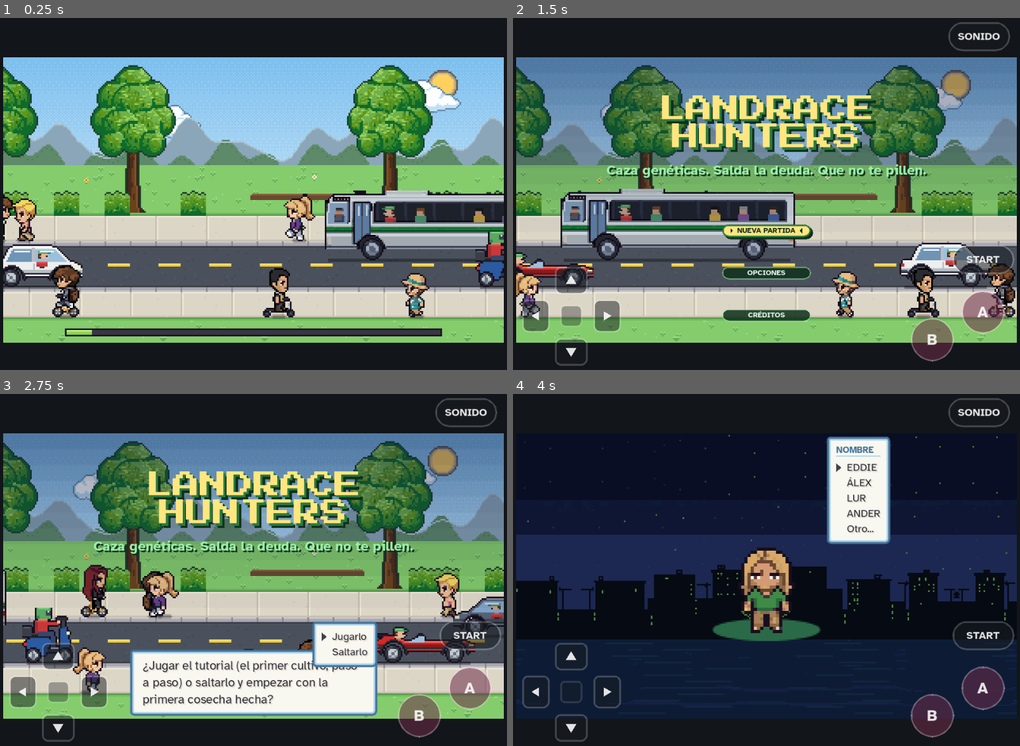
Above: before the commit, frames 1-4 (two rows, left to right).
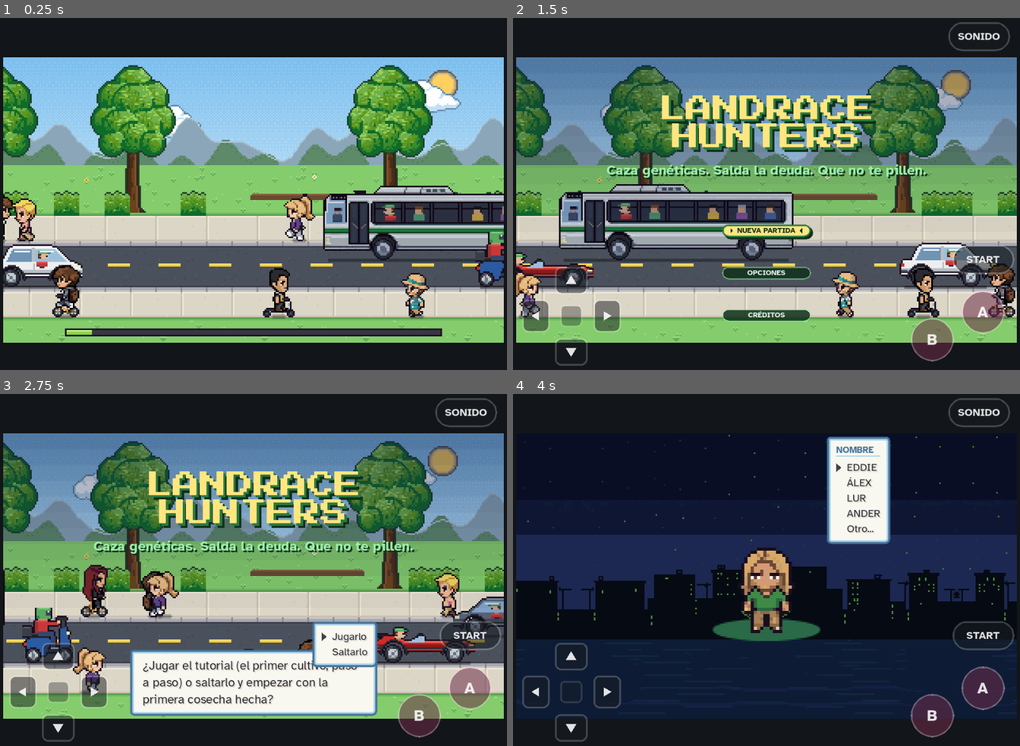
Above: after the commit, the same moments.

Repository: u0921985828-arch/Strainmon
Game: Godot game, scene res://juego.tscn
Same seed, same stepped clock (60 frames per second), same inputs: the game is played once before the commit and once after it.
Inputs (mouse positions are in pixels of both pictures, inside the frame that each line leads up to):
- Up to frame 1 (0.25 s): no input
- Up to frame 2 (1.5 s): tap Enter at 0.5 s; move the mouse to (878, 179) at 0.52 s; hold Right 0.53-1.25 s; tap Z at 0.6 s; click (878, 179) at 0.67 s; tap Space at 0.77 s; drag from (665, 218) to (741, 274) at 1.27 s
- Up to frame 3 (2.75 s): move the mouse to (304, 492) at 2.02 s; hold Right from 2.03 s (still down); tap Keypad Enter at 2.1 s
- Up to frame 4 (4 s): release Right at 2.75 s; drag from (741, 650) to (614, 517) at 2.77 s; move the mouse to (918, 633) at 3.52 s; hold Left from 3.53 s (still down); tap X at 3.6 s; tap Space at 3.77 s

The runs differ from the first frame. In frame 1, 3.2% of the frame differs, in the area x 63-100%, y 47-69%; in frame 2, 3.7%, in the area x 9-56%, y 47-70%; in frame 3, less than 0.1%; in frame 4, nothing differs.

Commit message:
Viaje: el bus 2 de PixelLab y los pueblos con el arte del juego
El autobús pasa al 2.º candidato de PixelLab (el que eligió el usuario).
Los pueblos de detrás se montan con las fachadas, los árboles y los
setos del atlas del juego (PUEBLO en viaje.py). viaje.gd 124/0, ciclo
0 fallos.

Co-Authored-By: Claude Opus 5.5 <noreply@anthropic.com>
Claude-Session: https://claude.ai/code/session_01WWCwQsjgK3rvw6gQoSEGYZ

Diff:
--- a/ribera-verde/godot/arte/viaje.json
+++ b/ribera-verde/godot/arte/viaje.json
@@ -1 +1 @@
-{"r":{"bus":[0,0,149,37],"utilitario":[0,38,58,26],"berlina":[59,38,70,25],"deportivo":[130,38,66,22],"moto":[0,65,34,36],"rueda-10-0":[35,65,10,10],"rueda-10-1":[46,65,10,10],"rueda-10-2":[57,65,10,10],"rueda-10-3":[68,65,10,10],"rueda-12-0":[79,65,12,12],"rueda-12-1":[92,65,12,12],"rueda-12-2":[105,65,12,12],"rueda-12-3":[118,65,12,12],"rueda-14-0":[131,65,14,14],"rueda-14-1":[146,65,14,14],"rueda-14-2":[161,65,14,14],"rueda-14-3":[176,65,14,14],"rueda-16-0":[0,102,16,16],"rueda-16-1":[17,102,16,16],"rueda-16-2":[34,102,16,16],"rueda-16-3":[51,102,16,16],"nube-0":[68,102,35,18],"nube-1":[104,102,37,21],"nube-2":[142,102,51,21],"nube-3":[0,124,57,22],"sol":[58,124,19,19],"luna":[78,124,18,18],"monte":[0,147,192,40],"medio":[0,188,192,44],"cerca":[0,233,64,16],"carretera":[65,233,32,34]},"v":{"bus":{"ruedas":[[26,37,14],[118,37,14]],"suelo":44,"faro":[145,32]},"utilitario":{"ruedas" …(264 unchanged characters)…
+{"r":{"bus":[0,0,148,41],"utilitario":[149,0,58,26],"berlina":[208,0,70,25],"deportivo":[279,0,66,22],"moto":[346,0,34,36],"rueda-10-0":[381,0,10,10],"rueda-10-1":[392,0,10,10],"rueda-10-2":[403,0,10,10],"rueda-10-3":[414,0,10,10],"rueda-12-0":[425,0,12,12],"rueda-12-1":[438,0,12,12],"rueda-12-2":[451,0,12,12],"rueda-12-3":[464,0,12,12],"rueda-14-0":[477,0,14,14],"rueda-14-1":[492,0,14,14],"rueda-14-2":[507,0,14,14],"rueda-14-3":[522,0,14,14],"rueda-16-0":[537,0,16,16],"rueda-16-1":[554,0,16,16],"rueda-16-2":[571,0,16,16],"rueda-16-3":[588,0,16,16],"nube-0":[605,0,35,18],"nube-1":[641,0,37,21],"nube-2":[0,42,51,21],"nube-3":[52,42,57,22],"sol":[110,42,19,19],"luna":[130,42,18,18],"monte":[149,42,192,40],"medio":[0,83,704,108],"cerca":[0,192,64,16],"carretera":[65,192,32,34]},"v":{"bus":{"ruedas":[[26,40,14],[110,40,14]],"suelo":47,"faro":[145,32]},"utilitario":{"ruedas" …(264 unchanged characters)…
--- a/ribera-verde/godot/src/escena_viaje.gd
+++ b/ribera-verde/godot/src/escena_viaje.gd
@@ -14,7 +14,7 @@
 const ENTRA := 700.0
 const SALE := 2300.0
 const VEL := {"bus": 0.11, "moto": 0.16, "utilitario": 0.17, "berlina": 0.18, "deportivo": 0.26}   # px/ms del fondo cercano
-const CAPAS := [["monte", 64, 0.12], ["medio", 92, 0.4], ["cerca", 132, 1.0]]   # pieza, y, parallax
+const CAPAS := [["monte", 64, 0.12], ["medio", 40, 0.4], ["cerca", 132, 1.0]]   # pieza, y, parallax (medio: el pueblo con el arte del juego, de viaje.py)
 const Y_CARRETERA := 142
 const CARRIL := 27        # el suelo de las ruedas, desde arriba de la carretera
 
--- a/ribera-verde/godot/tests/viaje.gd
+++ b/ribera-verde/godot/tests/viaje.gd
@@ -111,6 +111,9 @@
 		for x in bus.get_width():
 			gorra = gorra or bus.get_pixel(x, y).is_equal_approx(Color("#5aa861"))
 	chk(gorra, "bus: el protagonista, con la gorra verde, en la ventana")
+	var pu: Image = EscViaje.R.medio
+	chk(pu.get_width() == 704 and pu.get_height() == 108, "el pueblo de detrás, con las fachadas y los árboles del juego (%dx%d)" % [pu.get_width(), pu.get_height()])
+	chk(EscViaje.CAPAS[1][1] + 96 >= EscViaje.CAPAS[2][1], "el pie de las casas, detrás del quitamiedos")
 	for k in ["nube-0", "nube-1", "nube-2", "nube-3", "sol", "luna"]:
 		chk(EscViaje.R.has(k) and EscViaje.R[k].get_width() >= 16, "el cielo: %s" % k)
 	for lz in 3:
Binary file changed: ribera-verde/godot/arte/viaje.png
Not shown, changed: CLAUDE.md
Not shown, changed: ribera-verde/CHANGELOG.md
Not shown, changed: ribera-verde/CLAUDE.md
Not shown, changed: ribera-verde/tools/sprites/a-mano/viaje.py
Not shown, changed: ribera-verde/tools/sprites/pixellab-viaje/bus.png
